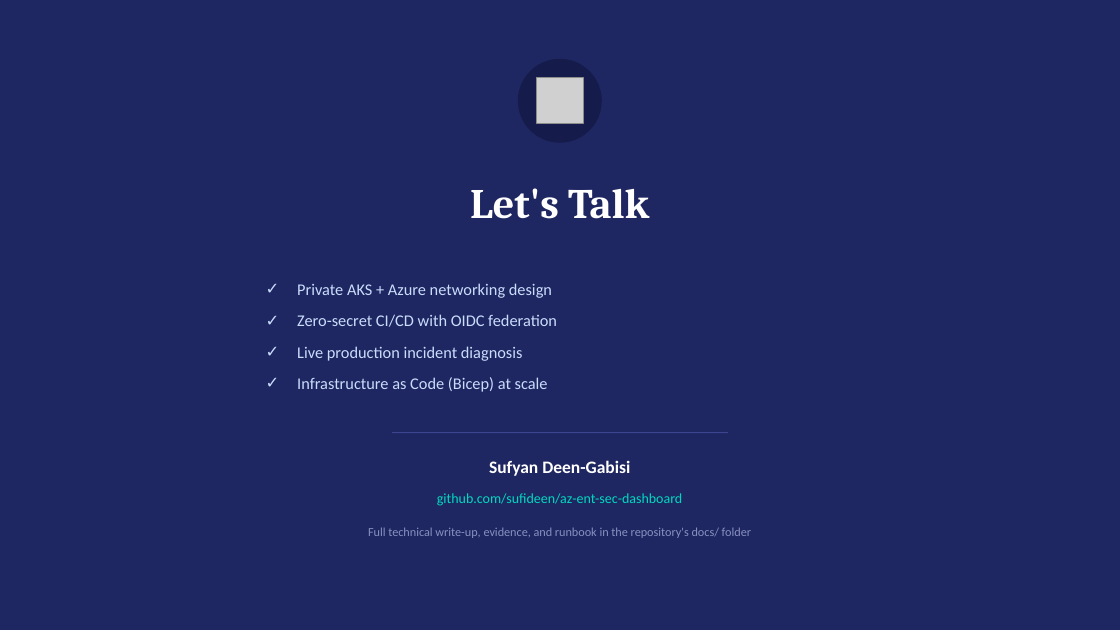
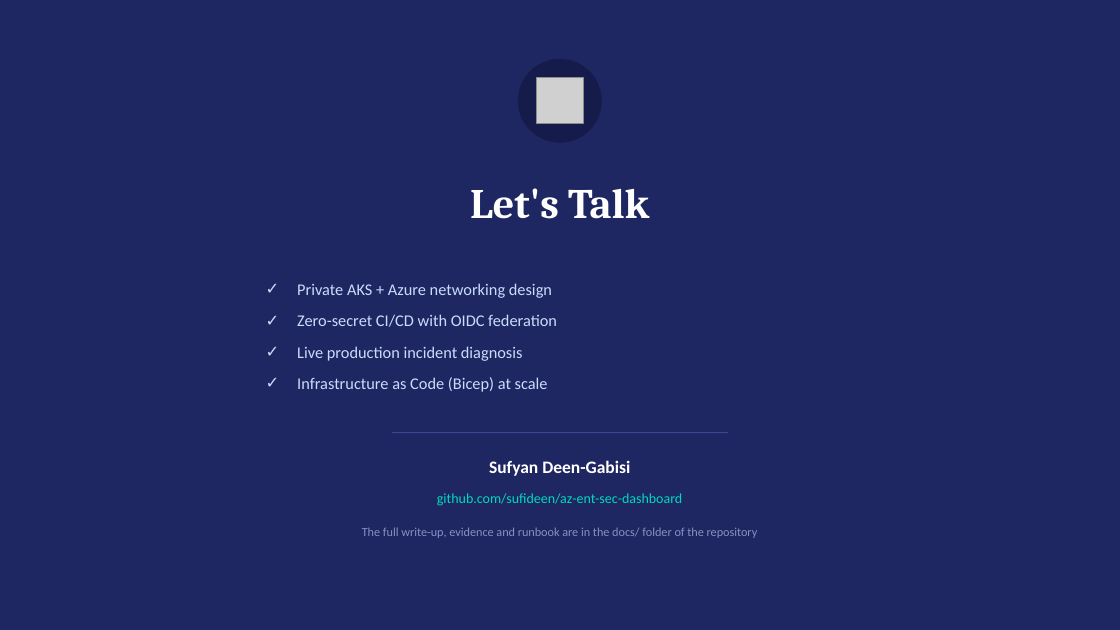
Before and after one commit to sufideen/az-ent-sec-dashboard, a slide deck: slide 11 of docs/webplat-kubernetes-showcase.pptx. Drawn at 1120x630 pixels with LibreOffice and Linux fonts; fonts in the diff are those of the drawing; grey boxes stand for pictures. Boxes give left, top, right and bottom in pixels: in the first picture for what was removed or moved away, otherwise in the second. Text is boxed around its words. In the diff, an @@ line names an element or a change of style, - is before the commit and + after.

```diff
--- a/docs/webplat-kubernetes-showcase.pptx
+++ b/docs/webplat-kubernetes-showcase.pptx
@@ text at <box>362,527,758,538</box>: text changed @@
-Full technical write-up, evidence, and runbook in the repository's docs/ folder
+The full write-up, evidence and runbook are in the docs/ folder of the repository
```
Also in this commit, not shown: 10 other slides changed, 4 other files.
